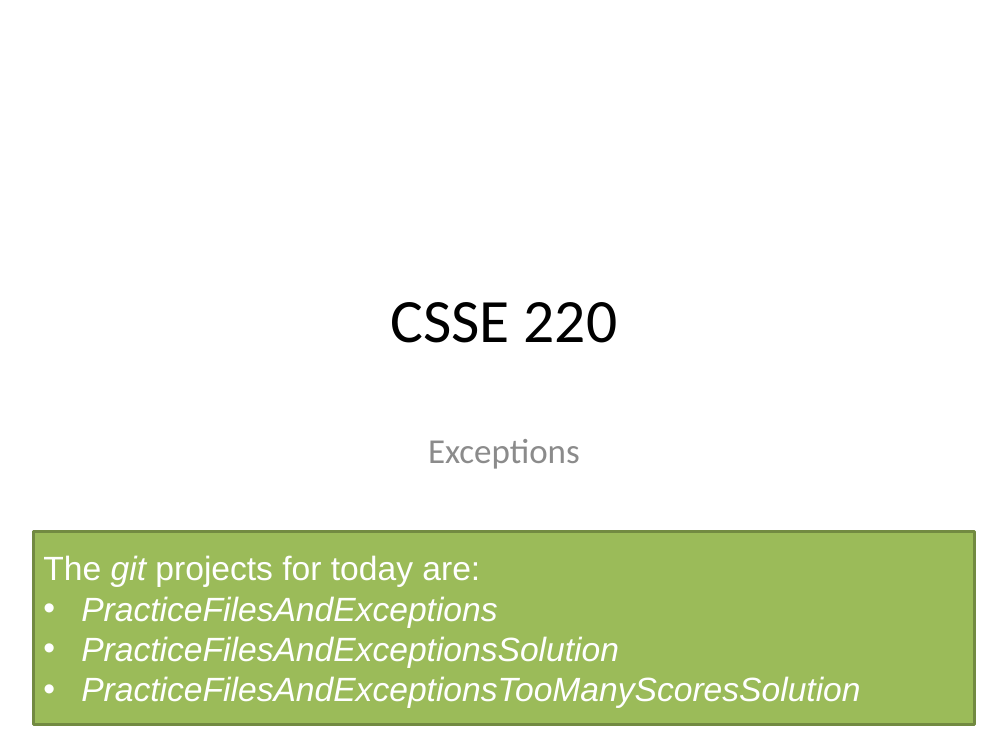
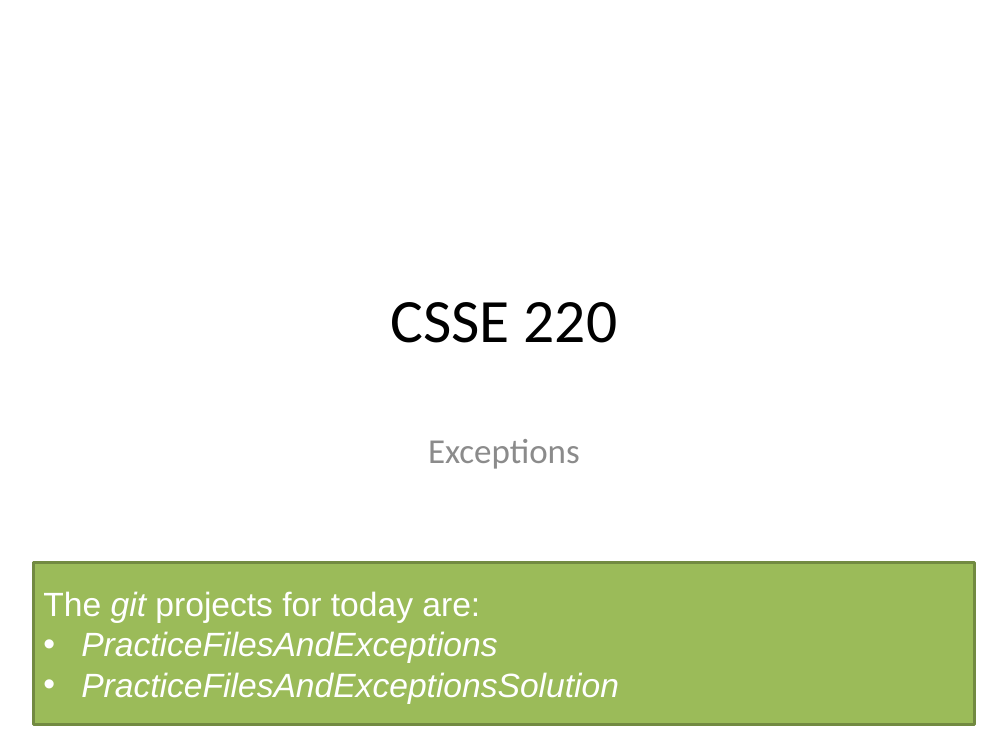
Before and after one commit to RHIT-CSSE/csse220, a slide deck: slide 1 of ClassMaterials/OOAndExceptions/Slides/Part3-ExceptionHandling.pptx. Drawn at 1008x756 pixels with LibreOffice and Linux fonts; fonts in the diff are those of the drawing. Boxes give left, top, right and bottom in pixels: in the first picture for what was removed or moved away, otherwise in the second. Text is boxed around its words. In the diff, an @@ line names an element or a change of style, - is before the commit and + after.

```diff
--- a/ClassMaterials/OOAndExceptions/Slides/Part3-ExceptionHandling.pptx
+++ b/ClassMaterials/OOAndExceptions/Slides/Part3-ExceptionHandling.pptx
@@ rectangle "The git projects for today ...": place and size @@
-rectangle "The git projects for today ..." at (33,531,974,725)
+rectangle "The git projects for today ..." at (33,562,974,725)
@@ text in rectangle at (81,676,860,708): paragraph removed @@
-• PracticeFilesAndExceptionsTooManyScoresSolution
```
Also in this commit, not shown: 2 other slides changed, 1 slide added, 4 other files.
